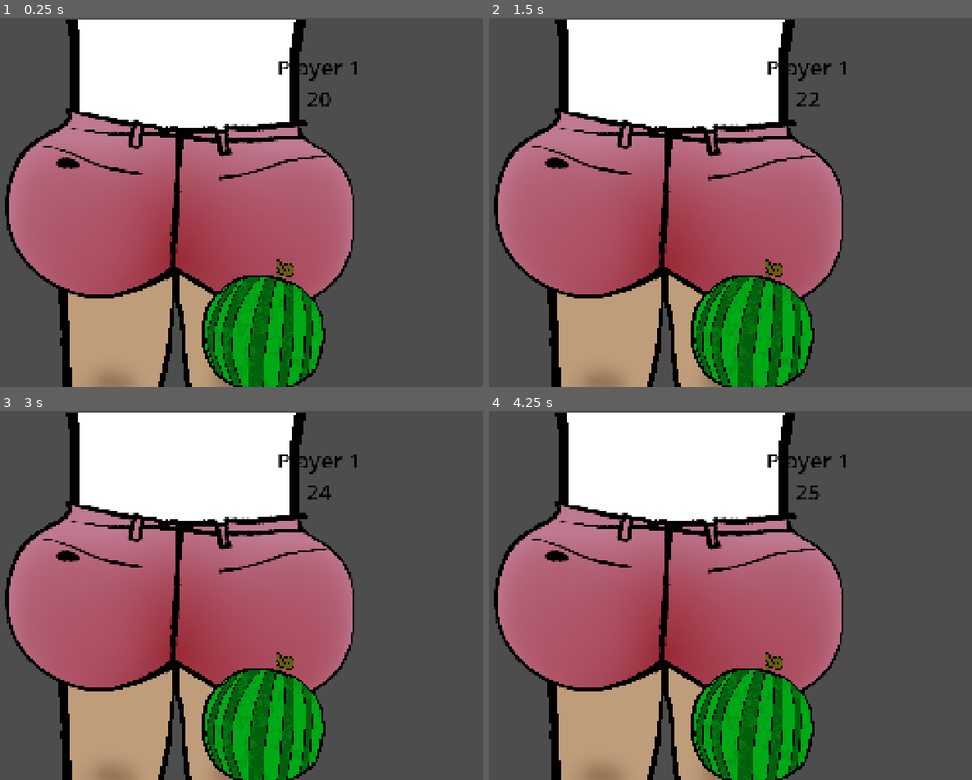
Above: before the commit, frames 1-4 (two rows, left to right).
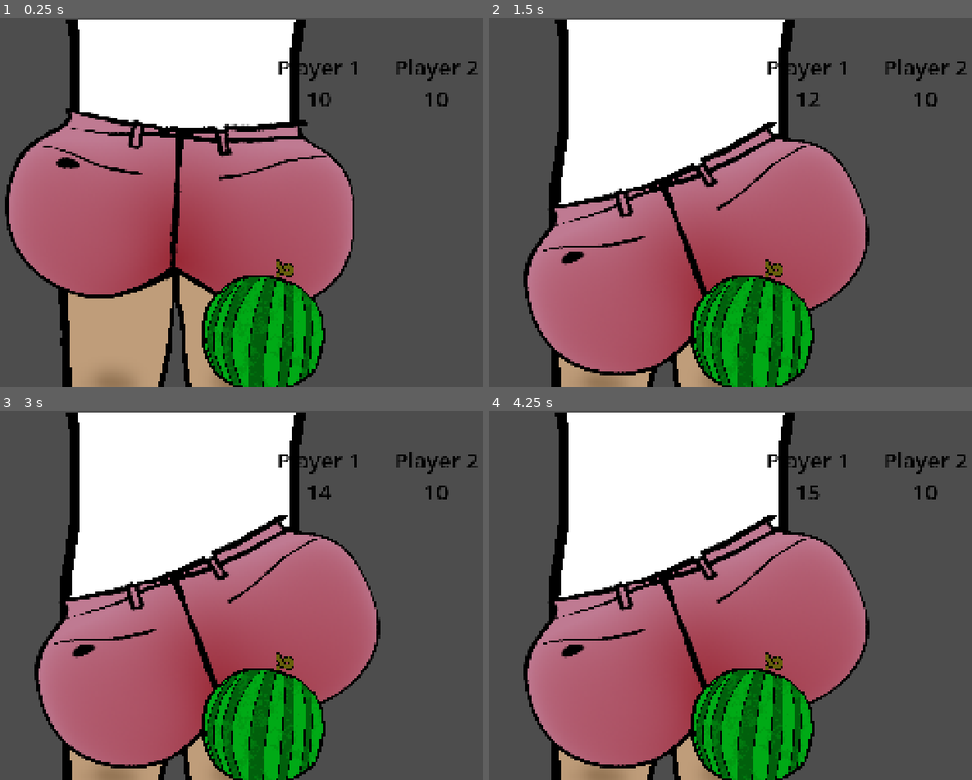
Above: after the commit, the same moments.

Repository: ValT78/minigames
Game: Godot game, scene res://minigames/minigame_fesses.tscn
Same seed, same stepped clock (60 frames per second), same inputs: the game is played once before the commit and once after it. This scene is started directly instead of the project's main scene.
Inputs (mouse positions are in pixels of both pictures, inside the frame that each line leads up to):
- Up to frame 1 (0.25 s): no input
- Up to frame 2 (1.5 s): tap Enter at 0.5 s; move the mouse to (836, 184) at 0.52 s; hold D from 0.53 s (still down); tap Shift at 0.6, 1.35 s; click (836, 184) at 0.67 s; tap W at 0.77 s; tap Space at 1.25 s; move the mouse to (561, 220) at 1.27 s
- Up to frame 3 (3 s): tap W at 1.52 s; tap Enter at 2 s; move the mouse to (270, 514) at 2.02 s; release D at 2.03 s; hold A 2.03-2.78 s; tap Shift at 2.1, 2.85 s; tap Space at 2.75 s; move the mouse to (169, 669) at 2.77 s; hold D from 2.78 s (still down); click (169, 669) at 2.92 s
- Up to frame 4 (4.25 s): keep holding D; tap W at 3.02, 3.77 s; tap Enter at 3.5 s; move the mouse to (889, 650) at 3.52 s; tap Shift at 3.6 s

The runs differ from the first frame. In frame 1, 0.4% of the frame differs, in the area x 63-99%, y 11-24%; in frame 2, 27%, in the area x 1-99%, y 11-97%; in frame 3, 27%; in frame 4, 27%.

Commit message:
more feedback for fesses games

Diff:
--- /dev/null
+++ b/default_bus_layout.tres
@@ -0,0 +1,25 @@
+[gd_resource type="AudioBusLayout" format=3 uid="uid://co1kjc756yb6m"]
+
+[sub_resource type="AudioEffectEQ" id="AudioEffectEQ_j3pel"]
+resource_name = "EQ"
+band_db/32_hz = -0.5
+band_db/100_hz = -0.5
+band_db/1000_hz = 1.0
+band_db/3200_hz = 5.0
+band_db/10000_hz = 10.0
+
+[resource]
+bus/1/name = &"Player0"
+bus/1/solo = false
+bus/1/mute = false
+bus/1/bypass_fx = false
+bus/1/volume_db = 0.0
+bus/1/send = &"Master"
+bus/2/name = &"Player1"
+bus/2/solo = false
+bus/2/mute = false
+bus/2/bypass_fx = false
+bus/2/volume_db = 0.0
+bus/2/send = &"Master"
+bus/2/effect/0/effect = SubResource("AudioEffectEQ_j3pel")
+bus/2/effect/0/enabled = true
--- /dev/null
+++ b/features/Backbone/Globals.gd
@@ -0,0 +1,4 @@
+extends Node
+
+var player_0_color : Color = Color.from_rgba8(255, 0, 0, 100)
+var player_1_color : Color = Color.from_rgba8(0, 0, 255, 100)
--- a/features/FessesGame/bel_homme_aux_grosses_fesses.gd
+++ b/features/FessesGame/bel_homme_aux_grosses_fesses.gd
@@ -3,22 +3,31 @@
 
 @onready var body: Sprite2D = $Body
 @onready var ass: Sprite2D = $Ass
+@onready var transform_left: Marker2D = $TransformLeft
+@onready var transform_right: Marker2D = $TransformRight
+@onready var base_transform := ass.global_transform
 
-var base_transform: Transform3D
+@export var anim_duration: float = 0.05
 
-# TODO mettre les beaux dessins de maxime + changer la logique de contracte pour l'animation des fesses
+var _tween: Tween
+
 func _ready() -> void:
-	base_transform = ass.global_transform
 	decontracte()
 
-func decontracte():
-	pass
+func _tween_to(target_transform: Transform2D, duration: float = anim_duration) -> void:
+	_tween = create_tween()
+	_tween.tween_property(ass, "global_transform", target_transform, duration) \
+		  .set_trans(Tween.TRANS_SINE) \
+		  .set_ease(Tween.EASE_IN_OUT)
 
-func contracte_gauche():
-	pass
+func decontracte() -> void:
+	_tween_to(base_transform)
 
-func contracte_droite():
-	pass
+func contracte_gauche() -> void:
+	_tween_to(transform_left.global_transform)
+
+func contracte_droite() -> void:
+	_tween_to(transform_right.global_transform)
 
 func fesse_animation(player: LocalPlayer) -> void:
 	if player.input.action_1_just_pressed:
--- a/features/FessesGame/minigame_fesses.gd
+++ b/features/FessesGame/minigame_fesses.gd
@@ -9,8 +9,17 @@
 @export var players_score_label : Array[Label]
 @export var water_melon_scene: PackedScene
 @export var water_melon_to_crush := 20
+
+# Maybe have this global idk
+@export var modulate_player_1 : Color
+@export var modulate_player_2 : Color
+
 @onready var bel_homme_aux_grosses_fesses: Node2D = $BelHommeAuxGrossesFesses
 @onready var water_melon_splash: AudioStreamPlayer2D = $WaterMelonSplash
+@onready var fail_sound: AudioStreamPlayer2D = $FailSound
+
+
+
 
 # players_id => player_countdown
 var players_countdown: Array[int]
@@ -25,7 +34,7 @@
 		return
 
 	PlayerRegistry.join_profile(PlayerRegistry.KEYBOARD_LEFT)
-	#PlayerRegistry.join_profile(PlayerRegistry.KEYBOARD_RIGHT)
+	PlayerRegistry.join_profile(PlayerRegistry.KEYBOARD_RIGHT)
 
 func _ready() -> void:
 	_create_direct_test_player_if_needed()
@@ -73,6 +82,8 @@
 func bad_input(player: LocalPlayer) -> void:
 	players_countdown[player.id] += 1 # punition
 	players_score_label[player.id].text = str(players_countdown[player.id])
+	fail_sound.bus = "Player"+str(player.id)
+	fail_sound.play()
 
 func good_input(player: LocalPlayer) -> void:
 	players_countdown[player.id] -= 1
@@ -82,8 +93,10 @@
 		assert(false) # crash le temps de faire un truc
 
 	players_score_label[player.id].text = str(players_countdown[player.id])
+	water_melon_splash.bus = "Player"+str(player.id)
 	water_melon_splash.play()
-	current_water_melon.crush()
+
+	current_water_melon.crush(player.id)
 
 func spawn_water_melon() -> void:
 	current_water_melon = water_melon_scene.instantiate()
--- a/features/FessesGame/water_melon.gd
+++ b/features/FessesGame/water_melon.gd
@@ -4,15 +4,17 @@
 @onready var water_melon_full: Sprite2D = $WaterMelonFull
 @onready var water_melon_exploded: Sprite2D = $WaterMelonExploded
 @onready var despawn_timer: Timer = $Timer
+@onready var particles: Sprite2D = $WaterMelonExploded/Particles
 
 var exploded := false
 var big_ass_man : BigAssMan
 
-func crush() -> void:
+func crush(player_how_crushed : int) -> void:
 	water_melon_exploded.visible = true
 	water_melon_full.visible = false
 
 	exploded = true
+	particles.modulate = Globals.player_0_color if player_how_crushed == 0 else Globals.player_1_color
 	despawn_timer.start()
 
 func _on_timer_timeout() -> void:
--- a/features/FessesGame/water_melon.tscn
+++ b/features/FessesGame/water_melon.tscn
@@ -3,6 +3,7 @@
 [ext_resource type="Script" uid="uid://bgqgkiehk6sse" path="res://features/FessesGame/water_melon.gd" id="1_eu6tk"]
 [ext_resource type="Texture2D" uid="uid://cq81fipugxfw8" path="res://features/FessesGame/watermelon.png" id="2_oltea"]
 [ext_resource type="Texture2D" uid="uid://25qi205lwbnj" path="res://features/FessesGame/watermelonExplose.png" id="3_oltea"]
+[ext_resource type="Texture2D" uid="uid://c8tpymacltr2b" path="res://features/FessesGame/particles.png" id="4_gyi12"]
 
 [node name="WaterMelon" type="Node2D" unique_id=1932727580]
 script = ExtResource("1_eu6tk")
@@ -14,6 +15,12 @@
 visible = false
 texture = ExtResource("3_oltea")
 
+[node name="Particles" type="Sprite2D" parent="WaterMelonExploded" unique_id=1807538230]
+modulate = Color(1, 1, 1, 0.28627452)
+position = Vector2(-16.499933, 4.4999924)
+scale = Vector2(2.99875, 3.115)
+texture = ExtResource("4_gyi12")
+
 [node name="Timer" type="Timer" parent="." unique_id=1837540042]
 wait_time = 0.1
 
--- a/minigames/minigame_fesses.tscn
+++ b/minigames/minigame_fesses.tscn
@@ -5,6 +5,7 @@
 [ext_resource type="Texture2D" uid="uid://crl7swh74harf" path="res://features/FessesGame/body.png" id="5_gwsfj"]
 [ext_resource type="Script" uid="uid://0juqnlcsytjq" path="res://features/FessesGame/bel_homme_aux_grosses_fesses.gd" id="5_ww3bx"]
 [ext_resource type="Texture2D" uid="uid://b68d6r2bt2rmb" path="res://features/FessesGame/ass.png" id="6_ww3bx"]
+[ext_resource type="AudioStream" uid="uid://bp1whfh66eeui" path="res://features/FessesGame/apebble-fart-5-trimmed.mp3" id="7_gwsfj"]
 [ext_resource type="AudioStream" uid="uid://crfm2sxu8stsl" path="res://features/FessesGame/freesound_community-splash-01-35899.mp3" id="7_ww3bx"]
 
 [sub_resource type="LabelSettings" id="LabelSettings_3jpa4"]
@@ -87,3 +88,8 @@
 [node name="WaterMelonSplash" type="AudioStreamPlayer2D" parent="." unique_id=22324477]
 stream = ExtResource("7_ww3bx")
 pitch_scale = 1.5
+
+[node name="FailSound" type="AudioStreamPlayer2D" parent="." unique_id=205219941]
+stream = ExtResource("7_gwsfj")
+pitch_scale = 2.0
+autoplay = true
--- a/project.godot
+++ b/project.godot
@@ -19,11 +19,16 @@
 config/features=PackedStringArray("4.7", "Forward Plus")
 config/icon="res://icon.svg"
 
+[audio]
+
+buses/default_bus_layout="uid://co1kjc756yb6m"
+
 [autoload]
 
 PlayerRegistry="*res://features/multi/player_registry.gd"
 GameManager="*uid://c5c1tvkhrydc6"
 PlayerInputRouter="*res://features/multi/player_input_router.gd"
+Globals="*uid://dumpqlkttdflf"
 
 [display]
 
Not shown, added: features/Backbone/Globals.gd.uid
Not shown, added: features/FessesGame/apebble-fart-5-trimmed.mp3.import
Binary file added: features/FessesGame/particles.png
Not shown, added: features/FessesGame/particles.png.import
Not shown, added: features/FessesGame/apebble-fart-5-trimmed.mp3
